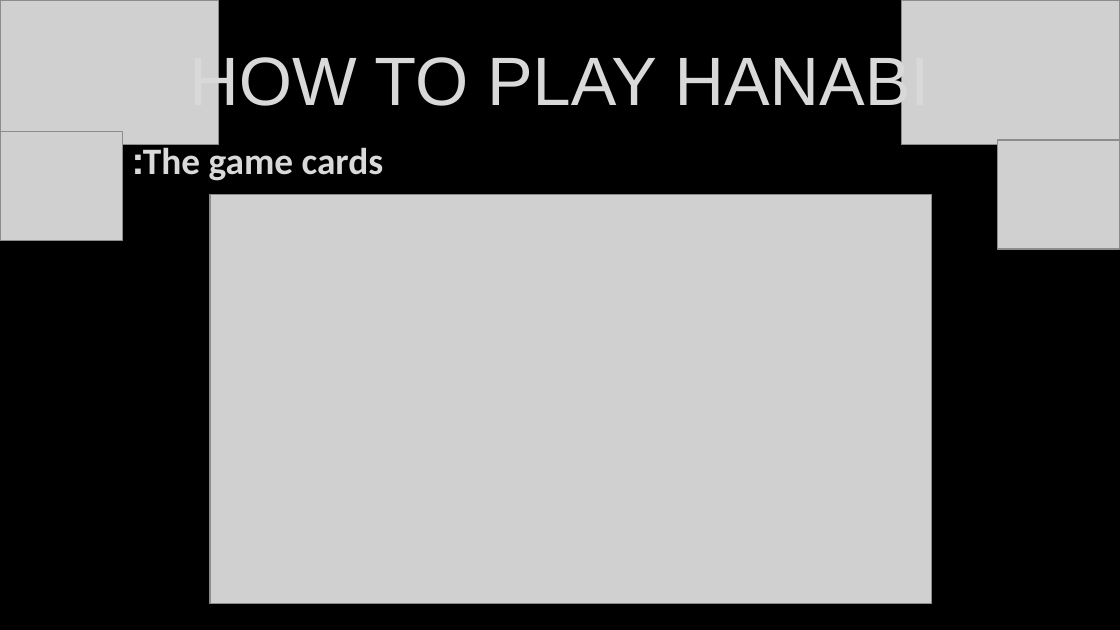
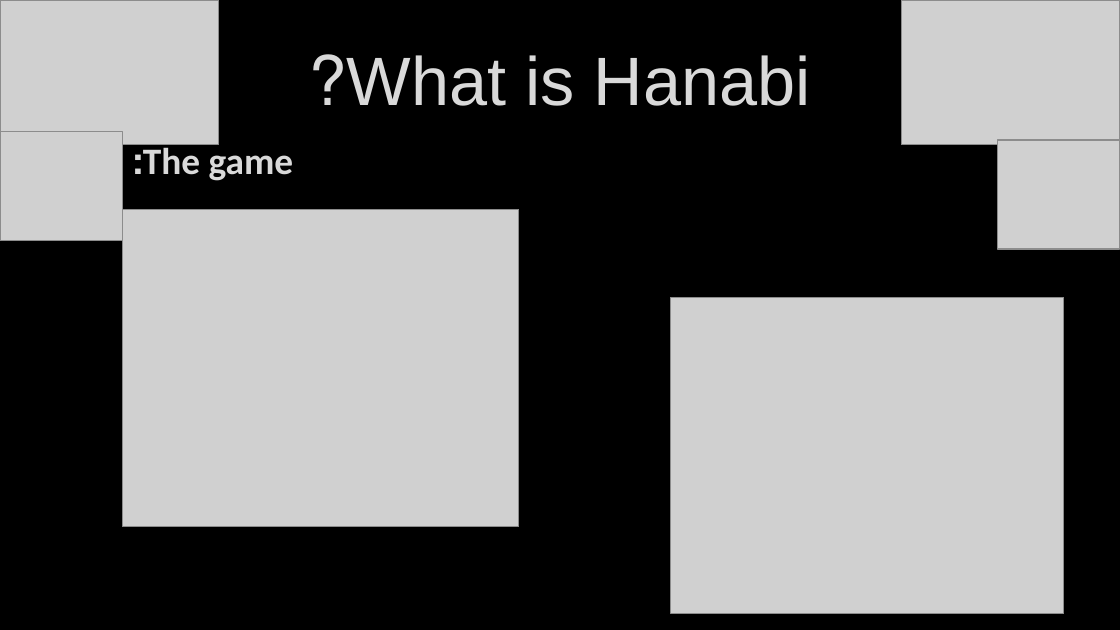
Before and after one commit to Untzi/ec_hanabi, a slide deck: slide 3 of hanabi (1).pptx (slide 2 before the commit). Drawn at 1120x630 pixels with LibreOffice and Linux fonts; fonts in the diff are those of the drawing; grey boxes stand for pictures. Boxes give left, top, right and bottom in pixels: in the first picture for what was removed or moved away, otherwise in the second. Text is boxed around its words. In the diff, an @@ line names an element or a change of style, - is before the commit and + after.

```diff
--- a/hanabi (1).pptx
+++ b/hanabi (1).pptx
@@ title at [347,55,811,106]: text changed @@
-HOW TO PLAY HANABI
+What is Hanabi?
@@ text at [143,143,294,181]: text changed @@
-The game cards:
+The game:
@@ picture: place and size @@
-picture at [209,195,931,604]
+picture at [122,209,519,526]
@@ picture added at [671,298,1064,614] @@
```
Also in this commit, not shown: 8 other slides changed, 4 slides added.
